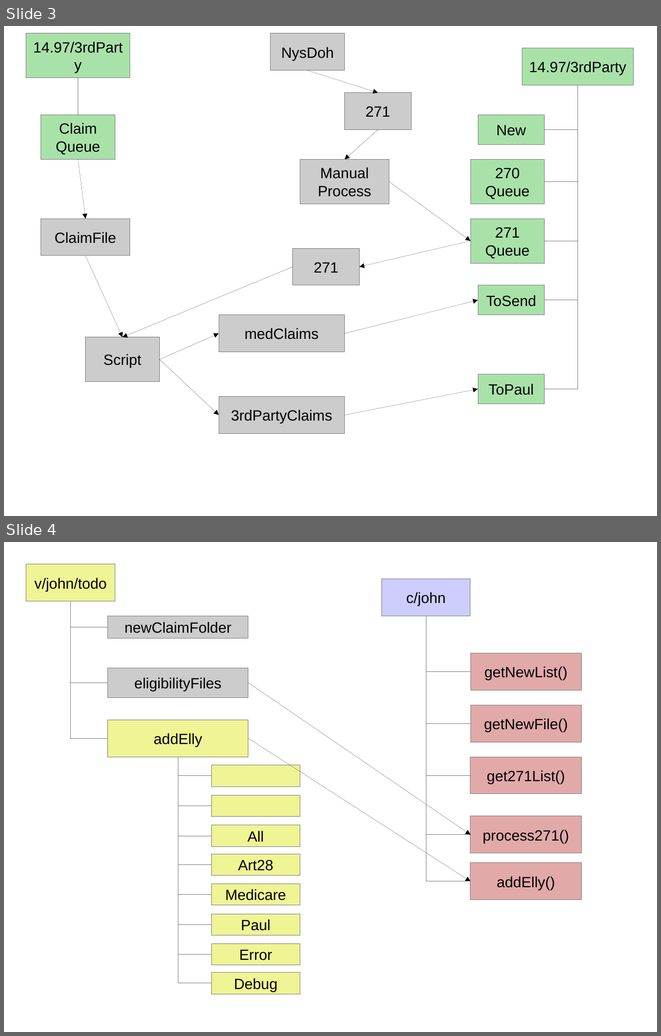
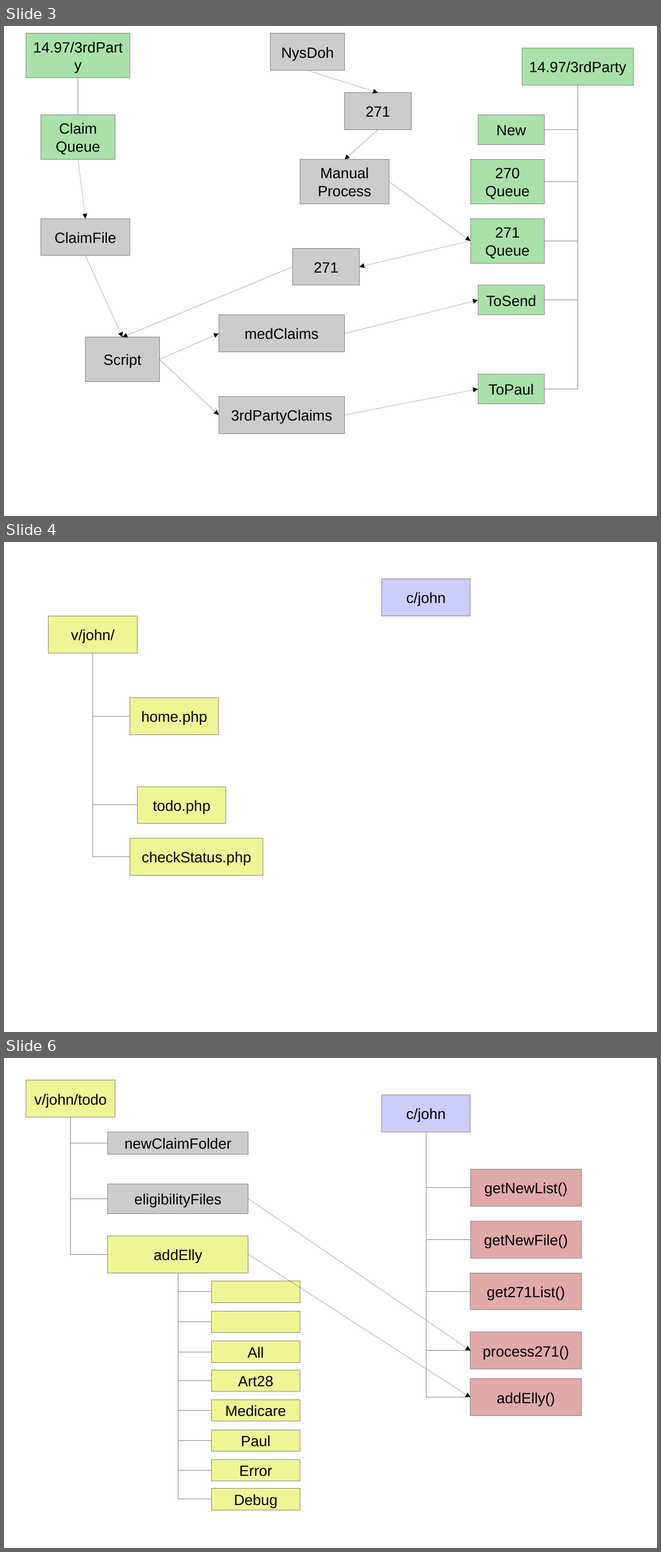
Before and after one commit to JamesLeB/Stout, a slide deck: Documents/BillingSystem.odp. Shown one above the other, each under a label of ours: slides 3 and 4 before the commit, slides 3, 4 and 6 after it; the slides between them are not shown. The pictures are 661x1036 and 661x1552 pixels, drawn with LibreOffice and Linux fonts; fonts in the diff are those of the drawing. Boxes give left, top, right and bottom in pixels: in the first picture for what was removed or moved away, otherwise in the second. Text is boxed around its words. In the diff, an @@ line names an element or a change of style, - is before the commit and + after.

```diff
--- a/Documents/BillingSystem.odp
+++ b/Documents/BillingSystem.odp
@@ slide 4 added at (x1=4, y1=542, x2=657, y2=1032), background #FFFFFF @@
@@ rectangle added at (x1=382, y1=579, x2=471, y2=616), fill #CDCDFB, outline #808080 0 pt, 18 pt, text #000000 @@
+c/john
@@ rectangle added at (x1=49, y1=616, x2=138, y2=653), fill #EFF494, outline #808080 0 pt, 18 pt, text #000000 @@
+v/john/
@@ elbow line added from (93, 653) to (138, 805), #808080 0 pt @@
@@ elbow line added from (93, 653) to (130, 857), #808080 0 pt @@
@@ elbow line added from (93, 653) to (130, 716), #808080 0 pt @@
@@ rectangle added at (x1=130, y1=697, x2=219, y2=734), fill #EFF494, outline #808080 0 pt, 18 pt, text #000000 @@
+home.php
@@ rectangle added at (x1=138, y1=787, x2=226, y2=823), fill #EFF494, outline #808080 0 pt, 18 pt, text #000000 @@
+todo.php
@@ rectangle added at (x1=130, y1=838, x2=263, y2=875), fill #EFF494, outline #808080 0 pt, 18 pt, text #000000 @@
+checkStatus.php
@@ what was slide 4 is now slide 6 @@
```
Also in this commit, not shown: 2 other slides added.
